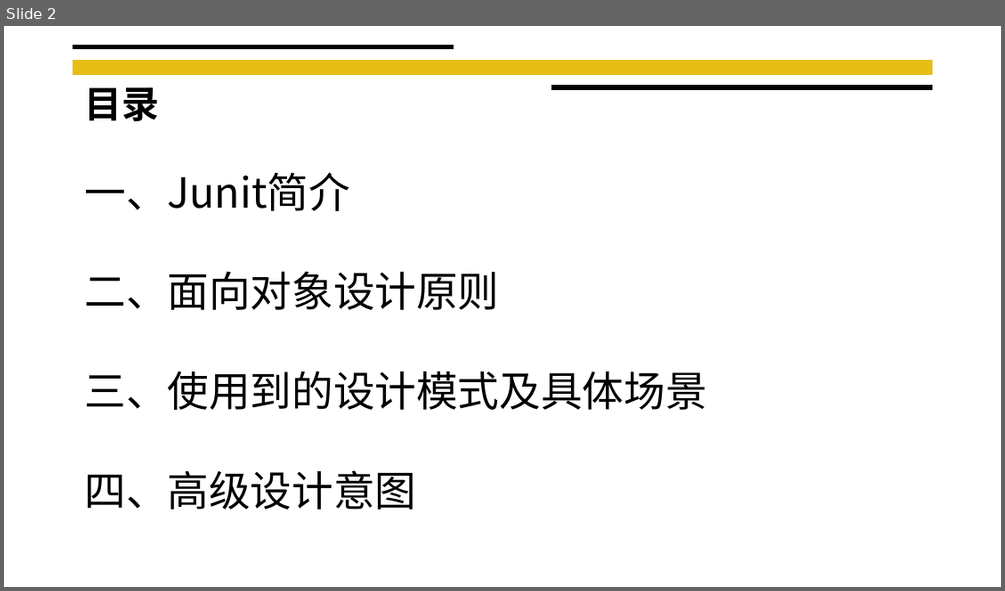
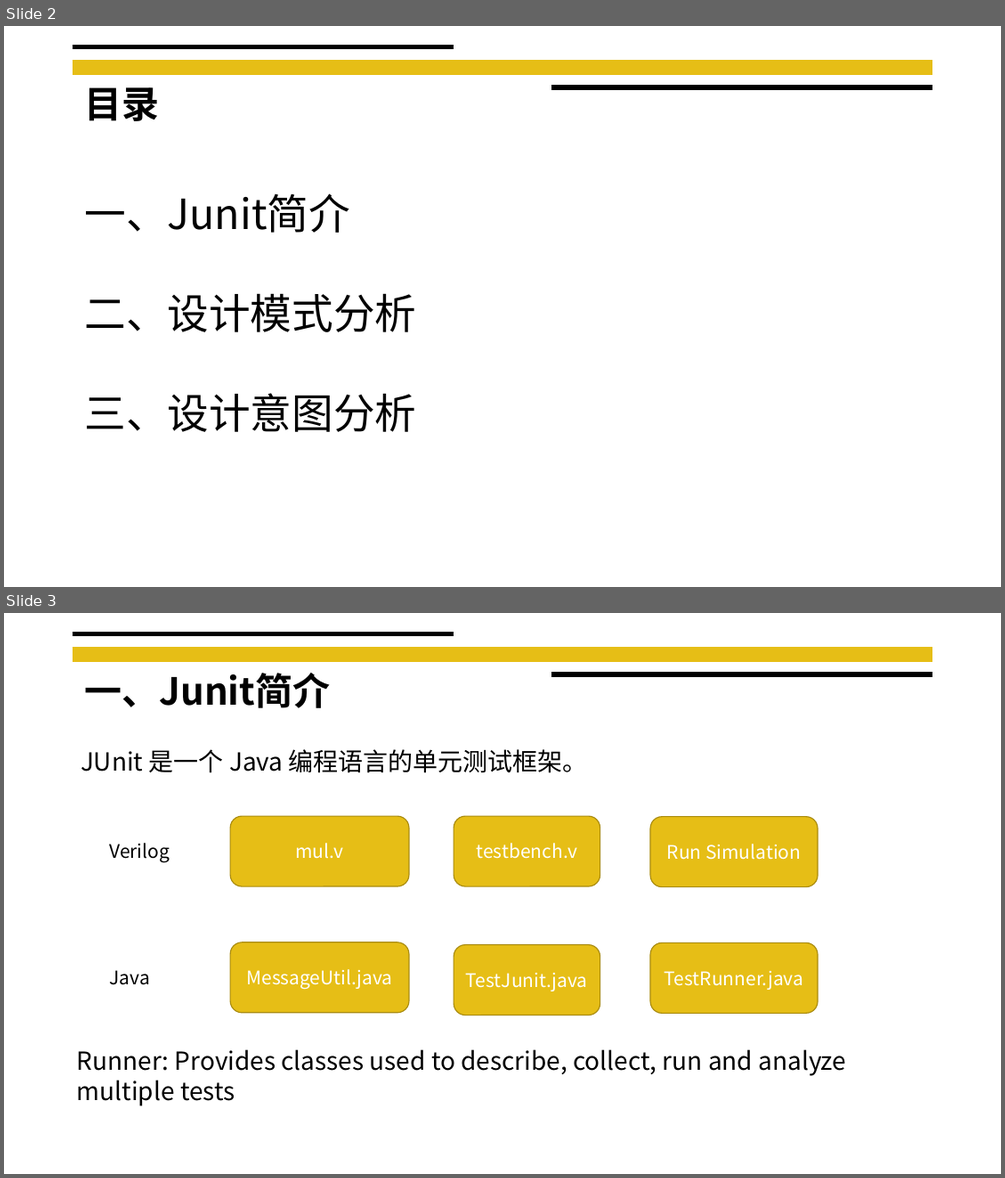
Before and after one commit to liangliang678/UCAS_OOP, a slide deck: Assignment2/课堂研讨.pptx. Shown one above the other, each under a label of ours: slide 2 before the commit, slides 2 and 3 after it. The pictures are 1005x591 and 1005x1178 pixels, drawn with LibreOffice and Linux fonts; fonts in the diff are those of the drawing. Boxes give left, top, right and bottom in pixels: in the first picture for what was removed or moved away, otherwise in the second. Text is boxed around its words. In the diff, an @@ line names an element or a change of style, - is before the commit and + after.

```diff
--- a/Assignment2/课堂研讨.pptx
+++ b/Assignment2/课堂研讨.pptx
@@ slide 3 added at box(4, 613, 1001, 1174), background #FFFFFF; not listed: 3 template elements that a slide beside it also shows @@
@@ text added at box(84, 673, 330, 708), 36 pt, text #000000, bold @@
+一、Junit简介
@@ text added at box(81, 749, 588, 773), 24 pt, text #000000 @@
+JUnit 是一个 Java 编程语言的单元测试框架。
@@ rounded rectangle added at box(231, 817, 409, 887), fill #E6BE16, outline #AA8D10 1 pt, 18 pt, text #FFFFFF @@
+mul.v
@@ rounded rectangle added at box(453, 817, 600, 887), fill #E6BE16, outline #AA8D10 1 pt, 18 pt, text #FFFFFF @@
+testbench.v
@@ rounded rectangle added at box(650, 817, 817, 887), fill #E6BE16, outline #AA8D10 1 pt, 18 pt, text #FFFFFF @@
+Run Simulation
@@ text added at box(110, 843, 170, 862), 18 pt, text #000000 @@
+Verilog
@@ rounded rectangle added at box(231, 942, 409, 1013), fill #E6BE16, outline #AA8D10 1 pt, 18 pt, text #FFFFFF @@
+MessageUtil.java
@@ rounded rectangle added at box(453, 945, 600, 1015), fill #E6BE16, outline #AA8D10 1 pt, 18 pt, text #FFFFFF @@
+TestJunit.java
@@ rounded rectangle added at box(650, 943, 817, 1013), fill #E6BE16, outline #AA8D10 1 pt, 18 pt, text #FFFFFF @@
+TestRunner.java
@@ text added at box(110, 970, 150, 985), 18 pt, text #000000 @@
+Java
@@ text added at box(77, 1049, 847, 1106), 24 pt, text #000000 @@
+Runner: Provides classes used to describe, collect, run and analyze multiple tests
@@ slide 2 changed as well @@
@@ text "一、Junit简介": place and size @@
-text "一、Junit简介" at box(84, 172, 706, 509)
+text "一、Junit简介" at box(84, 193, 416, 432)
@@ text at box(84, 293, 416, 432): text changed @@
-二、面向对象设计原则
-三、使用到的设计模式及具体场景
-四、高级设计意图
+二、设计模式分析
+三、设计意图分析
```
Also in this commit, not shown: 2 other slides changed, 13 other slides added.
